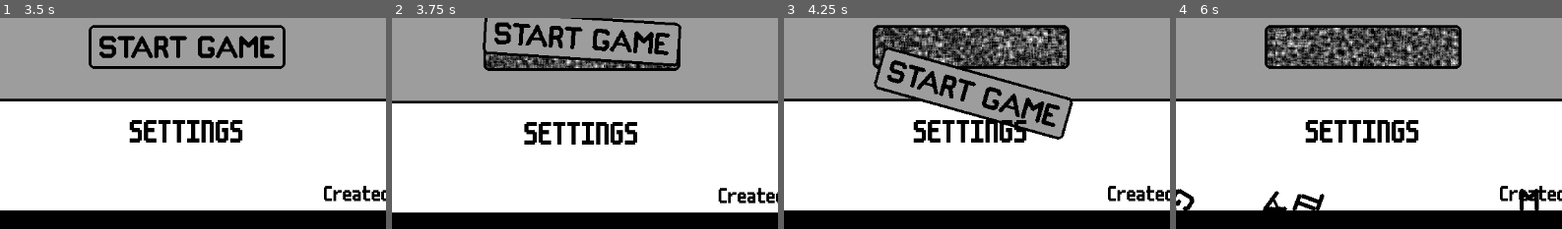
Above: before the commit, frames 1-4 (left to right).
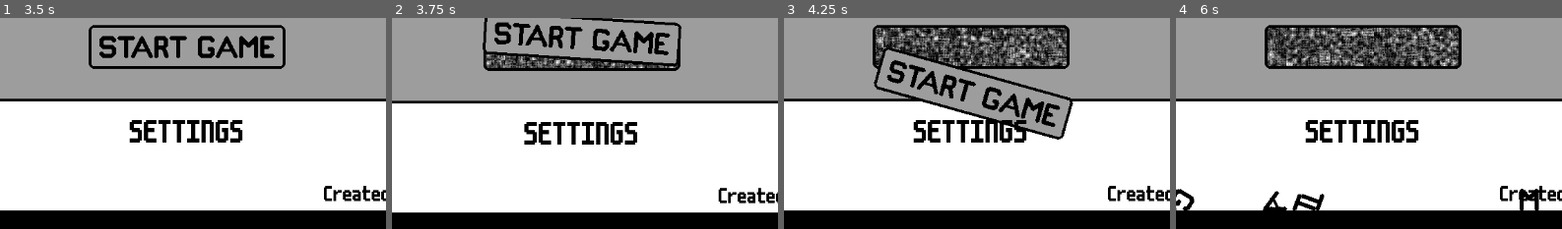
Above: after the commit, the same moments.

Repository: conor-wilson/secret-sapphire
Game: Godot game, scene res://scenes/main.tscn
Same seed, same stepped clock (60 frames per second), same inputs: the game is played once before the commit and once after it.
Inputs (mouse positions are % of the whole screen's width and height, from its top left):
- Up to frame 1 (3.5 s): tap Enter at 0.5 s; move the mouse to (49, 38) at 0.52 s; click (49, 38) at 0.6 s; click "SETTINGS" at 1.25 s; click "BACK" at 2 s; tap Space at 2.75 s; move the mouse to (49, 38) at 2.77 s; click (49, 38) at 2.85 s
- Up to frame 2 (3.75 s): tap Enter at 3.5 s; move the mouse to (49, 56) at 3.52 s; click (49, 56) at 3.6 s
- Up to frame 3 (4.25 s): no input
- Up to frame 4 (6 s): move the mouse to (6, 11) at 4.27 s; click (6, 11) at 4.35 s; move the mouse to (92, 11) at 5.02 s; click (92, 11) at 5.1 s; move the mouse to (6, 65) at 5.77 s; click (6, 65) at 5.85 s
The pictures show only the part of the screen within x 25-75%, y 49-99%; the shares and areas given below are measured in that part.

Frame 1 is identical in both runs. In frame 2, 1.0% of the frame differs, in the area x 24-74%, y 17-24%; in frame 3, 5.1%; in frame 4, 5.8%, in the area x 23-74%, y 4-23%.

Commit message:
Added back button to Secret Settings Menu

Diff:
--- a/let-me-play/scenes/main.gd
+++ b/let-me-play/scenes/main.gd
@@ -57,6 +57,9 @@
 	$Cameras/SecretSettingsCamera.make_current()
 	$Menus/SecretSettingsMenu.start_initial_dialogue()
 
+func _on_secret_settings_menu_back_pressed() -> void:
+	$Cameras/SettingsCamera.make_current()
+
 
 func _on_main_menu_start_button_exploded() -> void:
 
--- a/let-me-play/scenes/main.tscn
+++ b/let-me-play/scenes/main.tscn
@@ -43,4 +43,5 @@
 [connection signal="back_pressed" from="Menus/SettingsMenu" to="." method="_on_settings_menu_back_pressed"]
 [connection signal="secret_settings_unlocked" from="Menus/SettingsMenu" to="." method="_on_settings_menu_secret_settings_unlocked"]
 [connection signal="shake_screen" from="Menus/SettingsMenu" to="." method="_on_settings_menu_shake_screen"]
+[connection signal="back_pressed" from="Menus/SecretSettingsMenu" to="." method="_on_secret_settings_menu_back_pressed"]
 [connection signal="shake_screen" from="Menus/SecretSettingsMenu" to="." method="_on_secret_settings_menu_shake_screen"]
--- a/let-me-play/scenes/secret_settings_menu.gd
+++ b/let-me-play/scenes/secret_settings_menu.gd
@@ -3,15 +3,18 @@
 # TODO: Add a bunch of dialogue that explains what's going on...
 
 signal shake_screen(strength:float, fade:float)
+signal back_pressed
 
 func free_help_bot():
 	shake_screen.emit(5,5)
 	_detatch_element_if_exists("Cage", 1)
+	DialogueManager.stop_all_dialogue()
 	DialogueManager.new_dialogue_sequence($DialogueMarkers/CageDialogue.global_position, ["BLAH BLAH BLAH..."]) # TODO
 	await get_tree().create_timer(2.5).timeout
 	$HelpBot.become_evil()
 
 func start_initial_dialogue():
+	DialogueManager.stop_all_dialogue()
 	DialogueManager.new_dialogue_sequence($DialogueMarkers/CageDialogue.global_position, ["BLAH BLAH BLAH..."]) # TODO
 
 # TODO: This is a duplicate of the same function in main_menu.gd. Deduplicate
@@ -30,3 +33,7 @@
 
 func _on_cage_smash() -> void:
 	shake_screen.emit(10,5)
+
+
+func _on_back_button_pressed() -> void:
+	back_pressed.emit()
--- a/let-me-play/scenes/secret_settings_menu.tscn
+++ b/let-me-play/scenes/secret_settings_menu.tscn
@@ -7,6 +7,7 @@
 [ext_resource type="Texture2D" uid="uid://um4g42a5xdp" path="res://assets/art/Cage.png" id="4_oxqhv"]
 [ext_resource type="Texture2D" uid="uid://be4woayk2k8g3" path="res://assets/art/Lock.png" id="5_f86gl"]
 [ext_resource type="PackedScene" uid="uid://b7pp5suyru2lf" path="res://scenes/breakable_element.tscn" id="5_x68vv"]
+[ext_resource type="Theme" uid="uid://fqhlidlvqsyl" path="res://assets/fonts/menu_buttons.tres" id="8_2qt57"]
 
 [sub_resource type="LabelSettings" id="LabelSettings_j2r77"]
 font = ExtResource("2_my51e")
@@ -141,4 +142,17 @@
 [node name="CageDialogue" type="Marker2D" parent="DialogueMarkers"]
 position = Vector2(780, 294)
 
+[node name="BackButton" type="Button" parent="."]
+offset_left = 49.0
+offset_top = 52.0
+offset_right = 141.0
+offset_bottom = 102.0
+focus_mode = 0
+theme = ExtResource("8_2qt57")
+theme_override_colors/font_hover_color = Color(0.615686, 0.615686, 0.615686, 1)
+theme_override_colors/font_color = Color(0, 0, 0, 1)
+text = "BACK"
+flat = true
+
 [connection signal="smash" from="Cage" to="." method="_on_cage_smash"]
+[connection signal="pressed" from="BackButton" to="." method="_on_back_button_pressed"]
--- a/let-me-play/scenes/settings_menu.gd
+++ b/let-me-play/scenes/settings_menu.gd
@@ -63,13 +63,13 @@
 
 func _on_password_box_text_submitted(new_text: String) -> void:
 	print("Password Entered: ", new_text)
-	password_box.clear()
 
 	if _correct_input(new_text, accpted_passwords):
 		# TODO: Here, make it so that the Secret Settings button now just takes
 		# you to the secret settings menu
 		secret_settings_unlocked.emit()
 	else:
+		password_box.clear()
 		shake_screen.emit(5, 5)
 		var lines: Array[String] = [
 			"Keep trying, you'll figure it out! ^.^",
Not shown: 1 places in let-me-play/scenes/secret_settings_menu.tscn that only renumber resources
